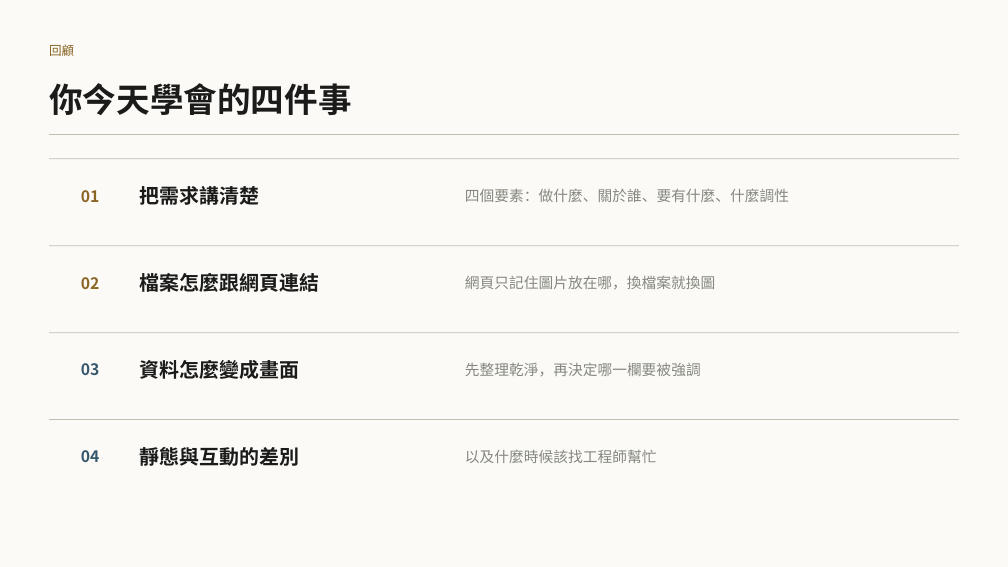
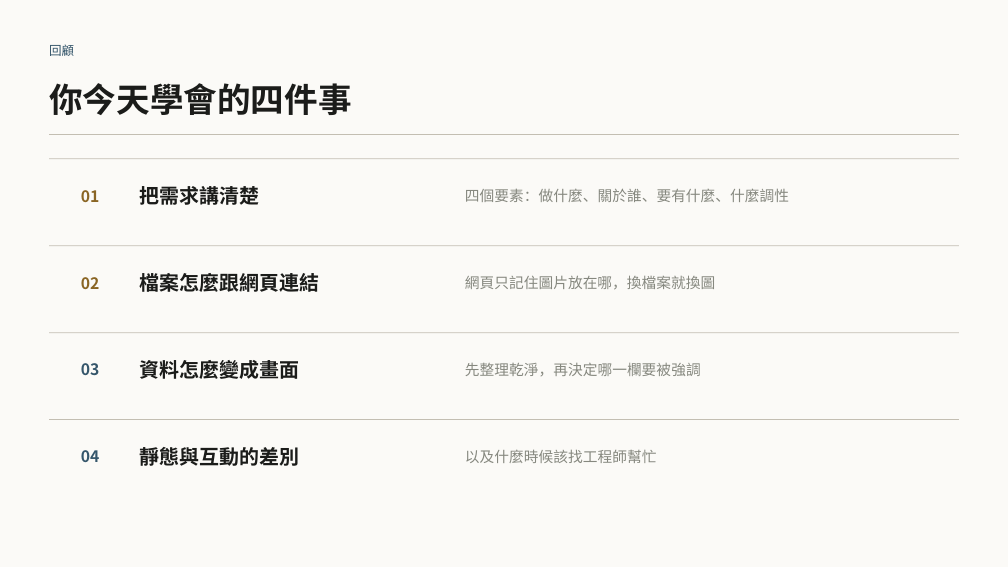
Before and after one commit to b39070566/architectureAiClass, a slide deck: slide 59 of slides/vibe-coding-workshop.pptx (slide 34 before the commit). Drawn at 1008x567 pixels with LibreOffice and Linux fonts; fonts in the diff are those of the drawing. Boxes give left, top, right and bottom in pixels: in the first picture for what was removed or moved away, otherwise in the second. Text is boxed around its words. In the diff, an @@ line names an element or a change of style, - is before the commit and + after.

```diff
--- a/slides/vibe-coding-workshop.pptx
+++ b/slides/vibe-coding-workshop.pptx
@@ text "回顧" at <box>49,44,74,56</box>: text colour #8A6524 to #35566B @@
```
Also in this commit, not shown: 9 other slides changed, 26 slides added, 18 other files.
